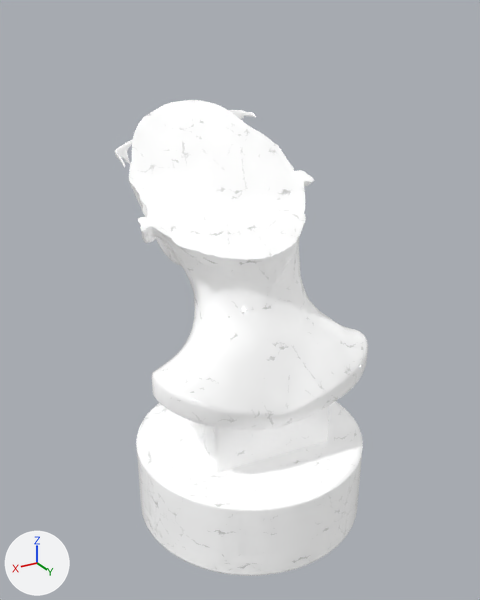
A saved change to the glTF model scroll2/models/3.0/PIChris0.gltf.
One viewpoint serves both versions: a 50 mm lens placed at (4.35, 7.62, 4.05), pointed at (0.12, 0.56, 0.52). The lights are fixed; the arrows at lower left show +X, +Y and +Z.

The older version as bpy lines, for what is in view:
```python
me_chris00 = bpy.data.meshes.new('Chris00')
me_chris00.from_pydata(...)  # 13805 vertices, 24734 faces; spans x -1.46..1.73, y -1.53..2.44, z -2.49..2.94
me_chris00.materials.append(mat_marble)
ob_chris00 = bpy.data.objects.new('Chris00', me_chris00)
ob_chris00.location = (0.0, 0.0, 0.0)
```
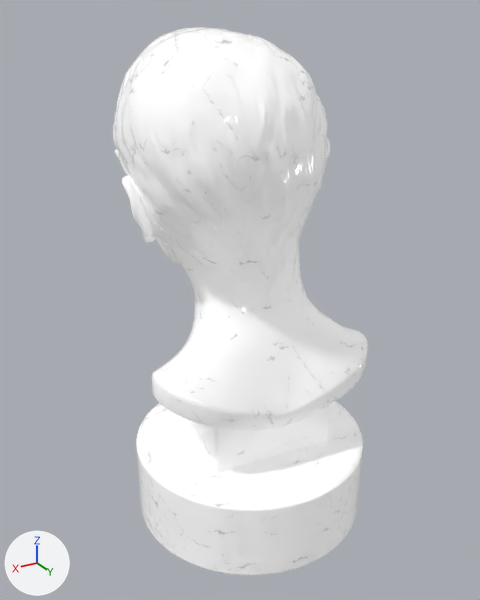
Changed parts and their boxes (x1, y1, x2, y2) in the pictures (480 x 600 px):
'Chris01', added
    after: (113, 27, 240, 254)
'Chris02', added
    after: (206, 29, 330, 260)

What changed in the scene script:
```text
Add me_chris02:
    me_chris02.from_pydata(...)  # 3199 vertices, 6351 faces; spans x -1.1..0.85, y -1.11..1.72, z 1.31..3.89
    me_chris02.materials.append(mat_marble)
Add me_chris01:
    me_chris01.from_pydata(...)  # 2534 vertices, 5034 faces; spans x -0.02..1.58, y -1.14..1.61, z 1.4..3.91
    me_chris01.materials.append(mat_marble)
Add ob_chris02:
    ob_chris02 = bpy.data.objects.new('Chris02', me_chris02)
    ob_chris02.location = (0.0, 0.0, 0.0)
Add ob_chris01:
    ob_chris01 = bpy.data.objects.new('Chris01', me_chris01)
    ob_chris01.location = (0.0, 0.0, 0.0)
```
